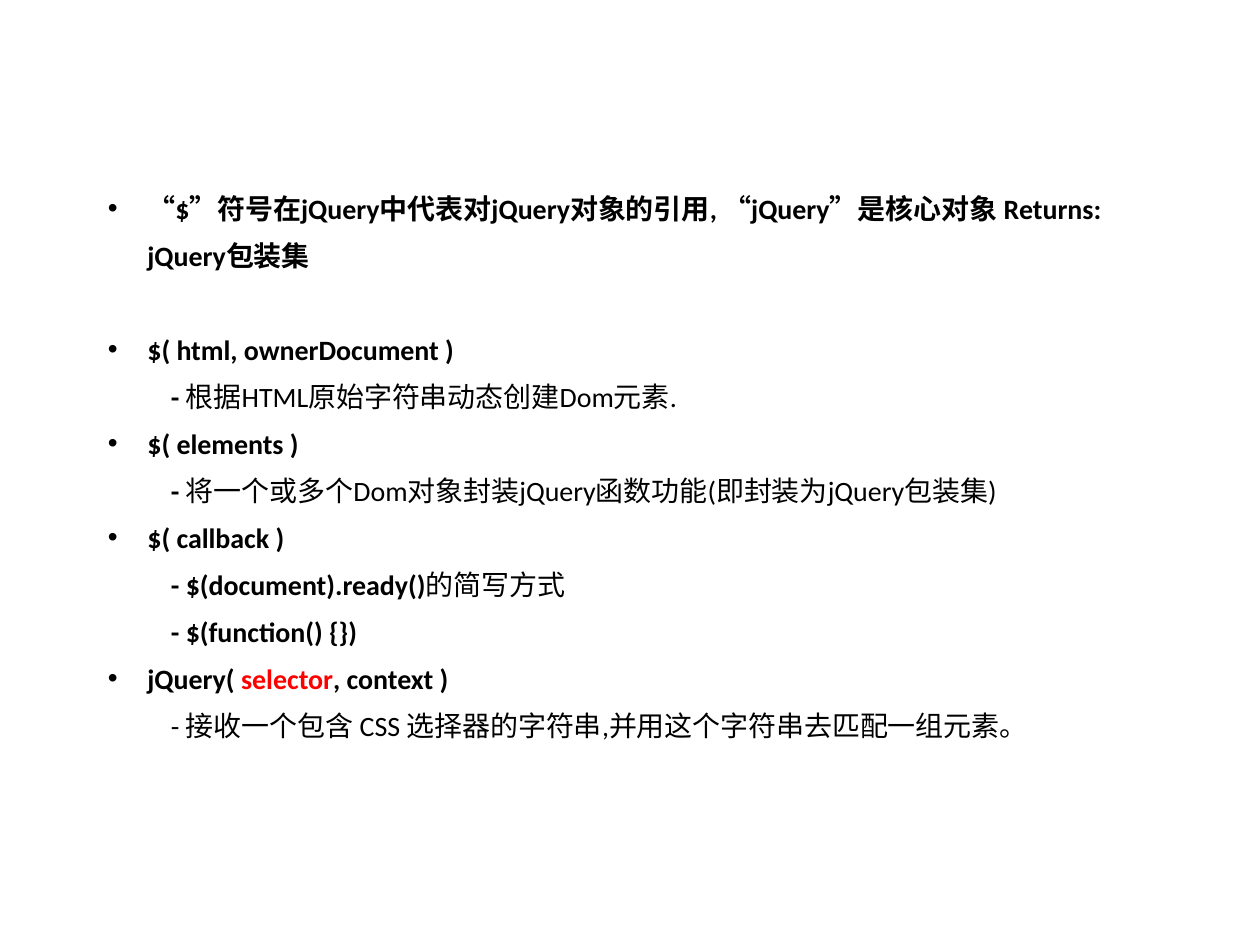
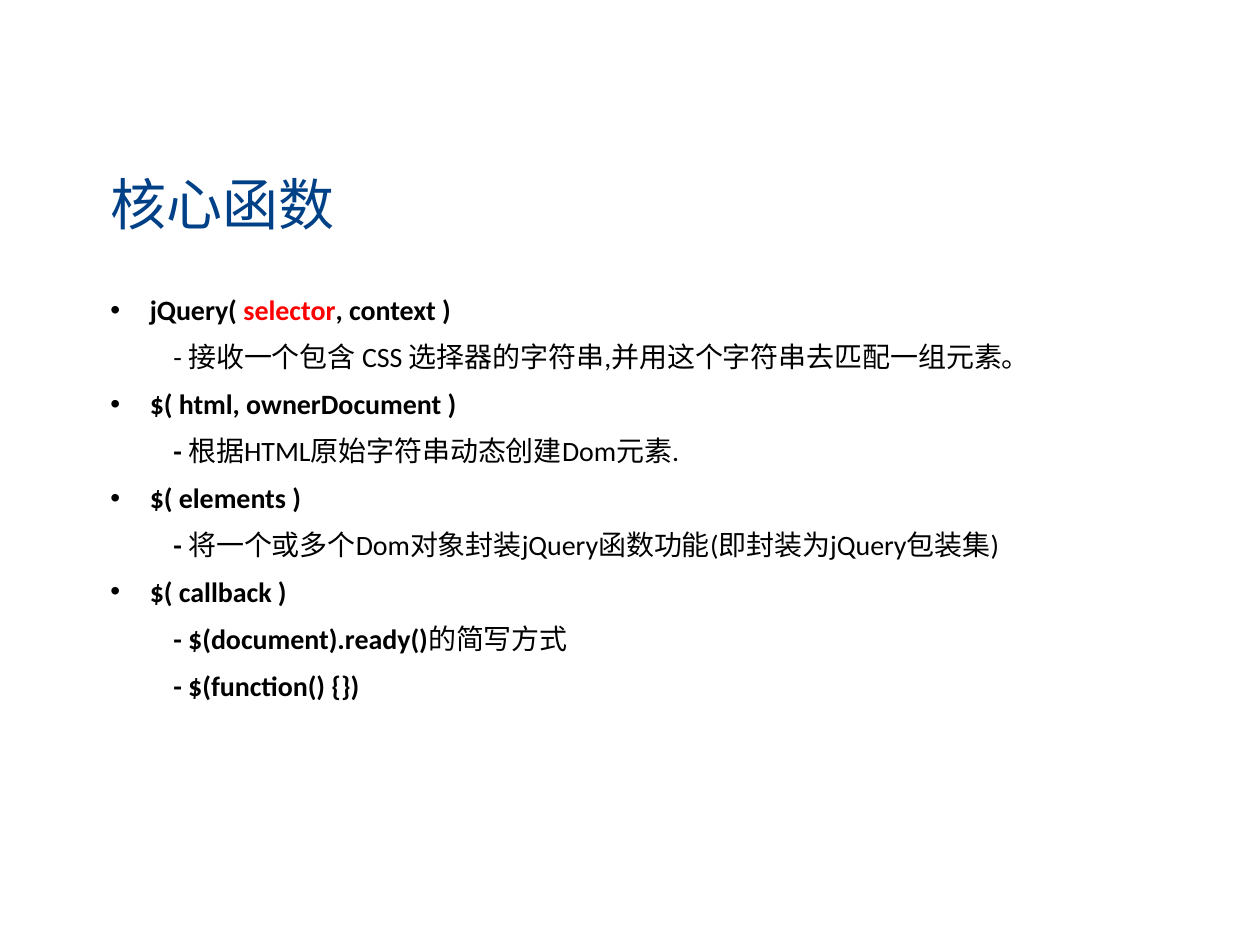
Before and after one commit to jianganglu/share-jquery-basic, a slide deck: slide 4 of jQuery基础应用.pptx. Drawn at 1260x945 pixels with LibreOffice and Linux fonts; fonts in the diff are those of the drawing; background and template pictures are left out. Boxes give left, top, right and bottom in pixels: in the first picture for what was removed or moved away, otherwise in the second. Text is boxed around its words. In the diff, an @@ line names an element or a change of style, - is before the commit and + after.

```diff
--- a/jQuery基础应用.pptx
+++ b/jQuery基础应用.pptx
@@ text added at (111, 178, 335, 230), 32 pt, text #004086 @@
+核心函数
@@ text "jQuery( selector, context )": place and size @@
-text "jQuery( selector, context )" at (147, 195, 1101, 740)
+text "jQuery( selector, context )" at (150, 299, 1030, 700)
@@ text at (150, 299, 1030, 371): text changed; bold off @@
-• “$”符号在jQuery中代表对jQuery对象的引用, “jQuery”是核心对象 Returns: jQuery包装集
+• jQuery( selector, context )
+  - 接收一个包含 CSS 选择器的字符串,并用这个字符串去匹配一组元素。
@@ text at (147, 668, 1028, 740): paragraphs removed @@
-• jQuery( selector, context )
-  - 接收一个包含 CSS 选择器的字符串,并用这个字符串去匹配一组元素。
```
Also in this commit, not shown: 7 other slides changed, 1 slide removed, 4 other files.
